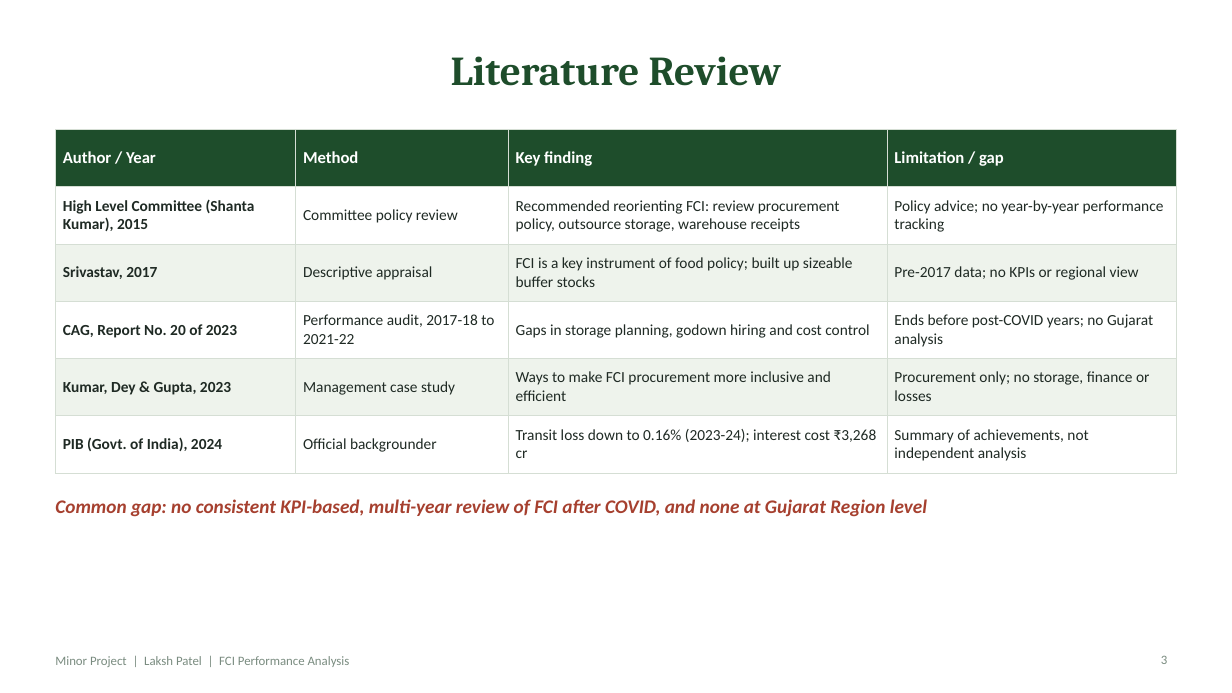
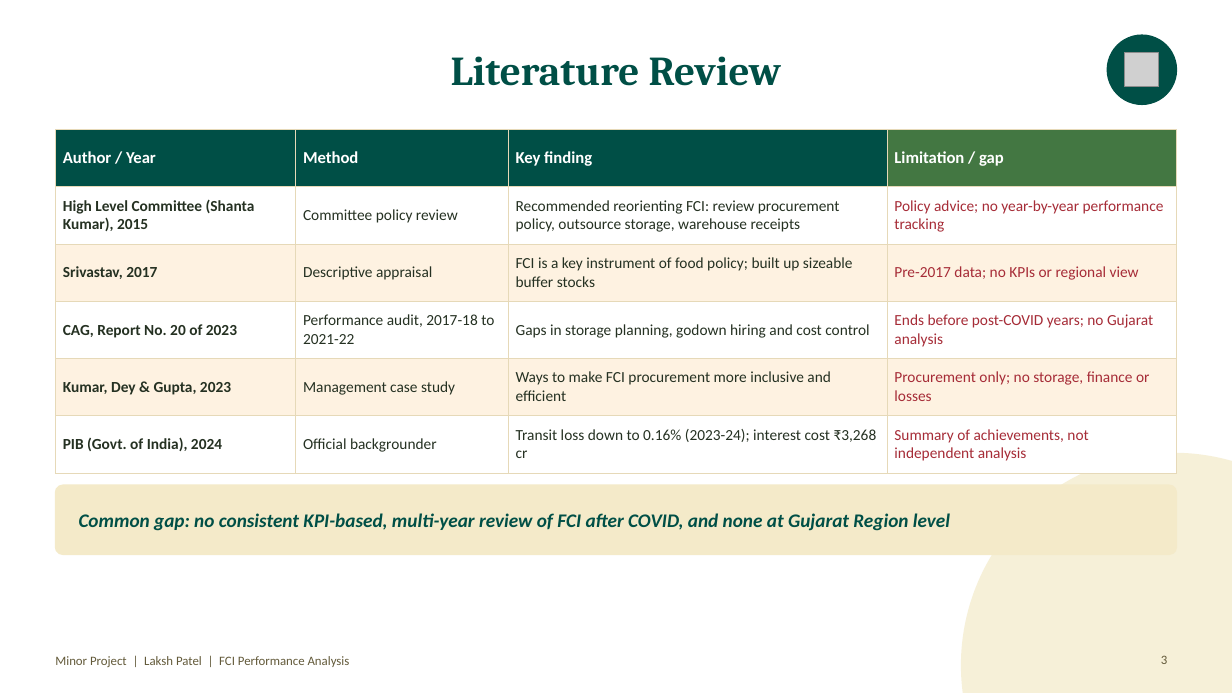
Before and after one commit to Luxp-byte/Claude, a slide deck: slide 3 of minor-project/FCI_Minor_Project_Presentation.pptx. Drawn at 1232x693 pixels with LibreOffice and Linux fonts; fonts in the diff are those of the drawing; grey boxes stand for pictures. Boxes give left, top, right and bottom in pixels: in the first picture for what was removed or moved away, otherwise in the second. Text is boxed around its words. In the diff, an @@ line names an element or a change of style, - is before the commit and + after.

```diff
--- a/minor-project/FCI_Minor_Project_Presentation.pptx
+++ b/minor-project/FCI_Minor_Project_Presentation.pptx
@@ title "Literature Review" at [451, 56, 782, 86]: text colour #1E4D2B to #004F46 @@
@@ ellipse added at [1107, 35, 1177, 104], fill #004F46, outline #004F46 1 pt @@
@@ picture added at [1125, 53, 1159, 87] @@
@@ table at [55, 129, 1177, 465] @@
@@ fill #1E4D2B to #004F46 in 3 cells @@
@@ fill #1E4D2B to #437742 in row 1, column 4 @@
@@ fill #EEF3EC to #FEF2E1 in 8 cells @@
@@ text colour #1F2A24 to #253122 in "High Level Committee (Shanta Kumar), 2015", "Committee policy review", "Recommended reorienting FCI: review procurement policy, outs ...", "Srivastav, 2017" and 11 more places @@
@@ text colour #1F2A24 to #A62C37 in "Policy advice; no year-by-year performance tracking", "Pre-2017 data; no KPIs or regional view", "Ends before post-COVID years; no Gujarat analysis", "Procurement only; no storage, finance or losses" and 1 more places @@
@@ borders changed @@
@@ ellipse added at [961, 453, 1232, 693], fill #D6B43E at 20% opacity @@
@@ rounded rectangle added at [55, 485, 1177, 555], fill #F4EAC9, outline #F4EAC9 1 pt @@
@@ text "Common gap: no consistent KPI-based, ...": place and size @@
-text "Common gap: no consistent KPI-based, ..." at [55, 499, 927, 517]
+text "Common gap: no consistent KPI-based, ..." at [79, 513, 950, 531]
@@ text "Common gap: no consistent KPI-based, ..." at [79, 513, 950, 531]: text colour #A6402F to #004F46; vertical alignment top to middle @@
@@ text "Minor Project | Laksh Patel ..." at [55, 656, 350, 667]: text colour #7A8C80 to #635A3A @@
@@ page number at [1161, 655, 1167, 664]: text colour #7A8C80 to #635A3A @@
```
Also in this commit, not shown: 12 other slides changed.
